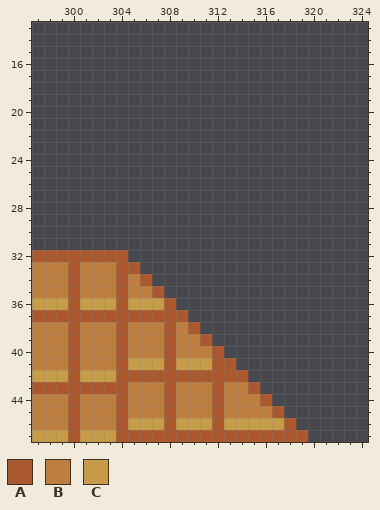
One commit to this pixel-art file: anotherThreat/aseprite/tilemap.aseprite. Above: the version before the commit.
512x512 pixels, 1 frame. Colours within 5 levels of each other are drawn and written as one. Shown: x 297..324, y 13..47.
Visible layers, top first: "character", "background_tile", "ground_tile".
Palette (. is transparent): A #ab582e  B #be7f3e  C #c69c46
Pixels before, first column x 297:
32 AAAAAAAA...............
33 BBBABBBAA..............
34 BBBABBBABA.............
35 BBBABBBABBA............
36 CCCACCCACCCA...........
37 AAAAAAAAAAAAA..........
38 BBBABBBABBBABA.........
39 BBBABBBABBBABBA........
40 BBBABBBABBBABBBA.......
41 BBBABBBACCCACCCAA......
42 CCCACCCAAAAAAAAAAA.....
43 AAAAAAAABBBABBBABBA....
44 BBBABBBABBBABBBABBBA...
45 BBBABBBABBBABBBABBBBA..
46 BBBABBBACCCACCCACCCCCA.
47 CCCACCCAAAAAAAAAAAAAAAA
The same view after the edit:
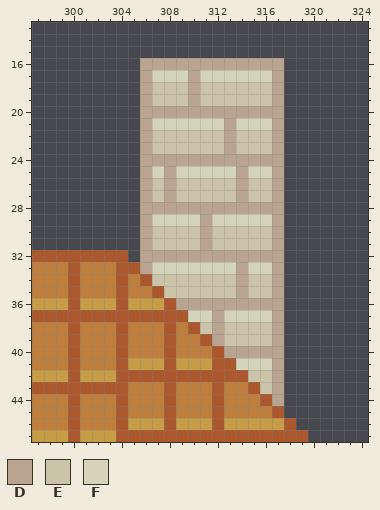
Colours new in this view: D #b8a48f  E #cbc4a8  F #d6d4b8
Difference:
Layer "background_tile":
The author put colour D in row 16 at x 306 to 317; in rows 17 to 19 at x 306, 310 and 317; in row 20 at x 306 to 317; in rows 21 to 23 at x 306, 313 and 317; in row 24 at x 306 to 317; in rows 25 to 27 at x 306, 308, 314 and 317.
The author put colour D in row 28 at x 306 to 317; in rows 29 to 31 at x 306, 311 and 317; in row 32 at x 306 to 317; in row 33 at x 306, 314 and 317; in rows 34 to 35 at x 314 and 317; in row 36 at x 309 to 317.
The author put colour D in rows 37 to 39 at x 312 and 317; in row 40 at x 313 to 317; in rows 41 to 44 at x 317.
The author put colour E in rows 18 to 19 at x 307 to 309 and 311 to 316; in rows 22 to 23 at x 307 to 312 and 314 to 316; in rows 26 to 27 at x 307, 309 to 313 and 315 to 316; in rows 30 to 31 at x 307 to 310 and 312 to 316; in row 34 at x 307 to 313 and 315 to 316; in row 35 at x 308 to 313 and 315 to 316.
The author put colour E in row 38 at x 311 and 313 to 316; in row 39 at x 313 to 316; in row 42 at x 315 to 316; in row 43 at x 316.
The author put colour F in row 17 at x 307 to 309 and 311 to 316; in row 21 at x 307 to 312 and 314 to 316; in row 25 at x 307, 309 to 313 and 315 to 316; in row 29 at x 307 to 310 and 312 to 316; in row 33 at x 307 to 313 and 315 to 316; in row 37 at x 310 to 311 and 313 to 316.
The author put colour F in row 41 at x 314 to 316.
